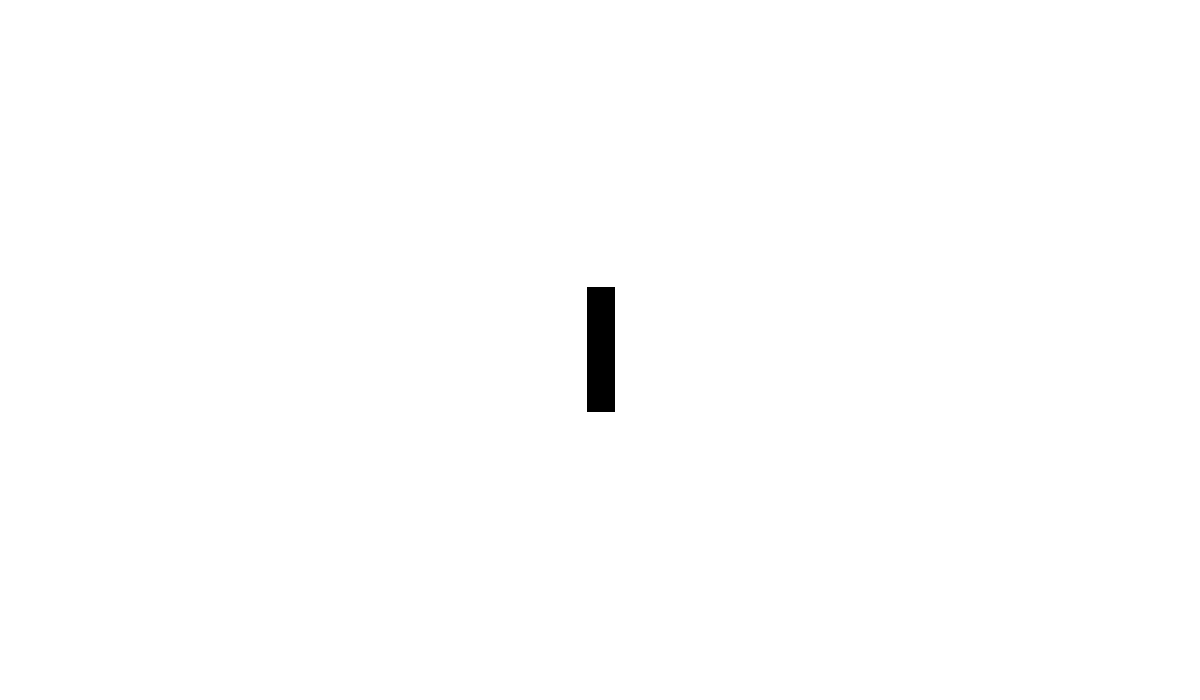
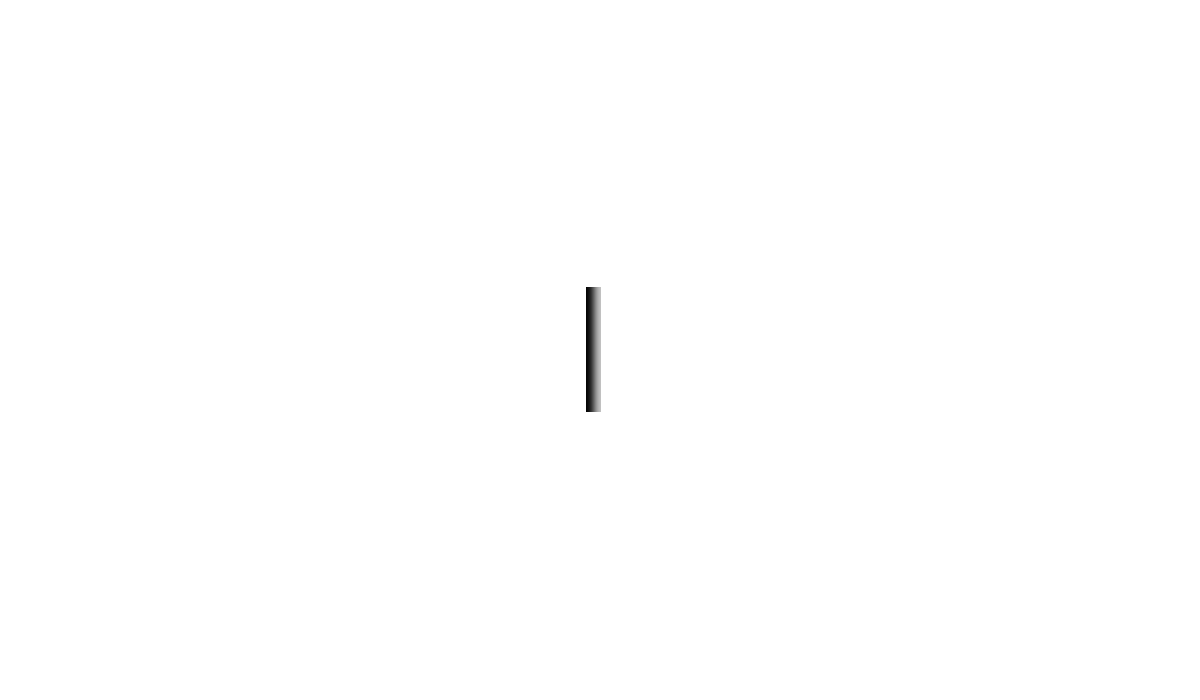
Two versions of the same layered image (1200x700). Layer-by-layer changes:
renamed "Door" to "Rectangle 5", painted on it over [586, 287, 615, 412]
added layer "Rectangle 6" over [586, 287, 601, 412]
